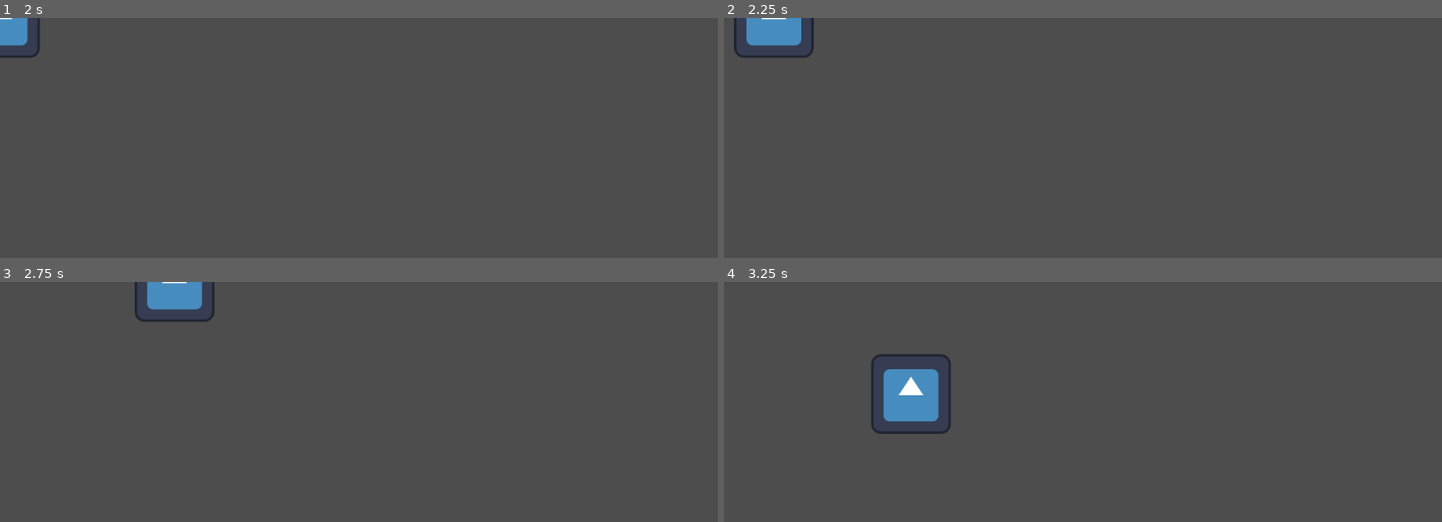
Above: before the commit, frames 1-4 (two rows, left to right).
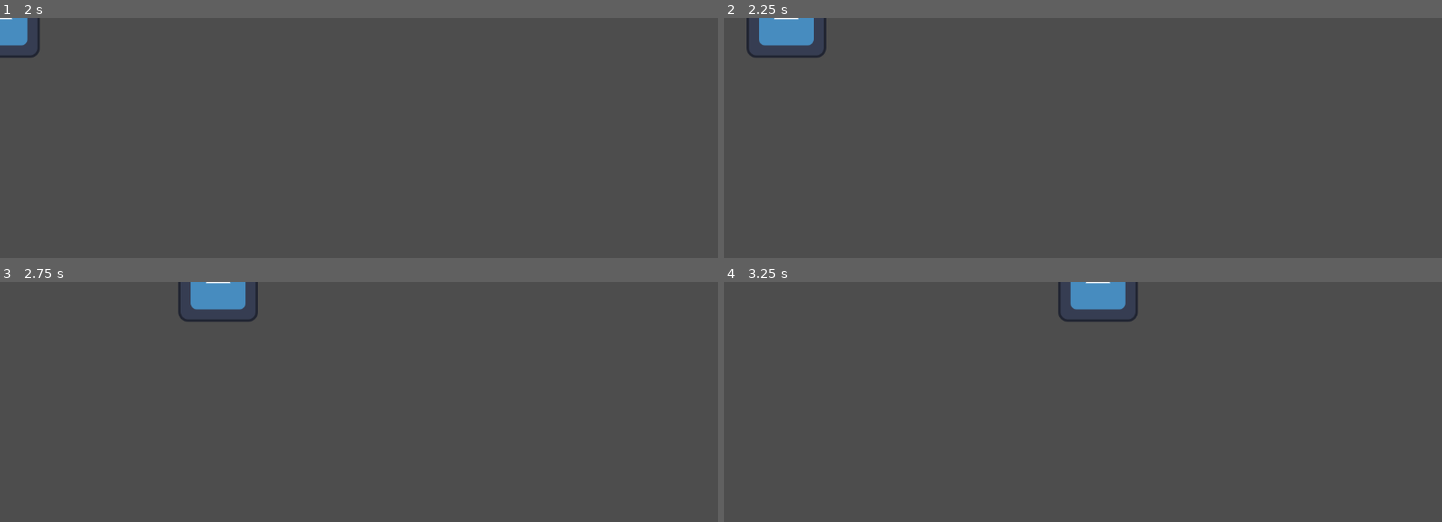
Above: after the commit, the same moments.

Repository: raincuhh/fate-is-inevitable
Game: Godot game, scene res://src/scenes/main/main.tscn
Same seed, same stepped clock (60 frames per second), same inputs: the game is played once before the commit and once after it. The engine's default icon, where the game draws it, is replaced by a stand-in: a white triangle on a blue panel in a dark square.
Inputs (mouse positions are in pixels of both pictures, inside the frame that each line leads up to):
- Up to frame 1 (2 s): click (359, 241) at 0.52 s; type "12" at 0.6 s; click "host" at 1.25 s
- Up to frame 2 (2.25 s): tap Enter at 2 s; hold D (right) from 2.03 s (still down); tap T (terminate, bound only after the commit) at 2.1 s
- Up to frame 3 (2.75 s): keep holding D (right)
- Up to frame 4 (3.25 s): release D (right) at 2.78 s; hold S (down) from 2.78 s (still down); tap T (terminate, bound only after the commit) at 2.85 s

Frame 1 is identical in both runs. In frame 2, 0.6% of the frame differs, in the area x 1-15%, y 0-17%; in frame 3, 1.7%; in frame 4, 3.3%, in the area x 20-58%, y 0-64%.

Commit message:
testing more networking stuff

Diff:
--- a/project.godot
+++ b/project.godot
@@ -17,7 +17,7 @@
 
 [editor_plugins]
 
-enabled=PackedStringArray("res://addons/Asset_Drawer/plugin.cfg")
+enabled=PackedStringArray()
 
 [input]
 
@@ -41,3 +41,8 @@
 "events": [Object(InputEventKey,"resource_local_to_scene":false,"resource_name":"","device":-1,"window_id":0,"alt_press …(181 unchanged characters)…
 ]
 }
+terminate={
+"deadzone": 0.5,
+"events": [Object(InputEventKey,"resource_local_to_scene":false,"resource_name":"","device":-1,"window_id":0,"alt_pressed":false,"shift_pressed":false,"ctrl_pressed":false,"meta_pressed":false,"pressed":false,"keycode":0,"physical_keycode":84,"key_label":0,"unicode":116,"echo":false,"script":null)
+]
+}
--- a/src/prototyping/client/client.gd
+++ b/src/prototyping/client/client.gd
@@ -10,5 +10,5 @@
 
 func _physics_process(delta):
 	if is_multiplayer_authority():
-		velocity = Input.get_vector("left","right","up","down") * 400
+		velocity = Input.get_vector("left","right","up","down") * 500
 	move_and_slide()
--- a/src/scenes/main/main.gd
+++ b/src/scenes/main/main.gd
@@ -5,15 +5,26 @@
 
 @export var player_instance: PackedScene
 
-const PORT = 7272
-var peer = ENetMultiplayerPeer.new()
+const port = 7272
+var peer
 # Called when the node enters the scene tree for the first time.
 
+
+func _unhandled_input(event):
+	if Input.is_action_just_pressed("terminate"):
+		terminate_server()
+
+func terminate_server():
+	multiplayer.multiplayer_peer = null
+	print("terminated server")
+
 func _on_host_button_pressed():
-	peer.create_server(PORT)
+	peer = ENetMultiplayerPeer.new()
+	peer.create_server(port, 3)
 
 	multiplayer.multiplayer_peer = peer
 	multiplayer.peer_connected.connect(add_player)
+	multiplayer.peer_disconnected.connect(remove_player)
 	add_player()
 
 	$CanvasLayer.hide()
@@ -22,7 +33,9 @@
 	print("sucessfully created server")
 
 func _on_join_button_pressed():
-	peer.create_client("127.0.0.1", PORT)
+	peer = ENetMultiplayerPeer.new()
+
+	peer.create_client("127.0.0.1", port)
 	multiplayer.multiplayer_peer = peer
 	$CanvasLayer.hide()
 
@@ -55,7 +68,7 @@
 	assert(upnp.get_gateway() and upnp.get_gateway().is_valid_gateway(), \
 		"UPNP Invalid Gateway!")
 
-	var map_result = upnp.add_port_mapping(PORT)
+	var map_result = upnp.add_port_mapping(port)
 	assert(map_result == UPNP.UPNP_RESULT_SUCCESS, \
 		"UPNP Port Mapping Failed! Error %s" % map_result)
 
Not shown, removed: src/.gitattributes
